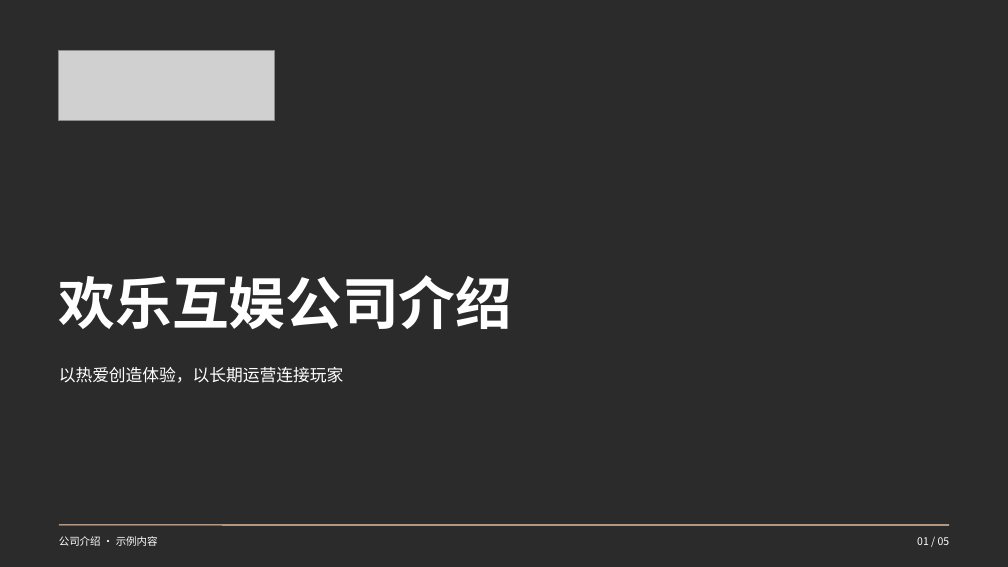
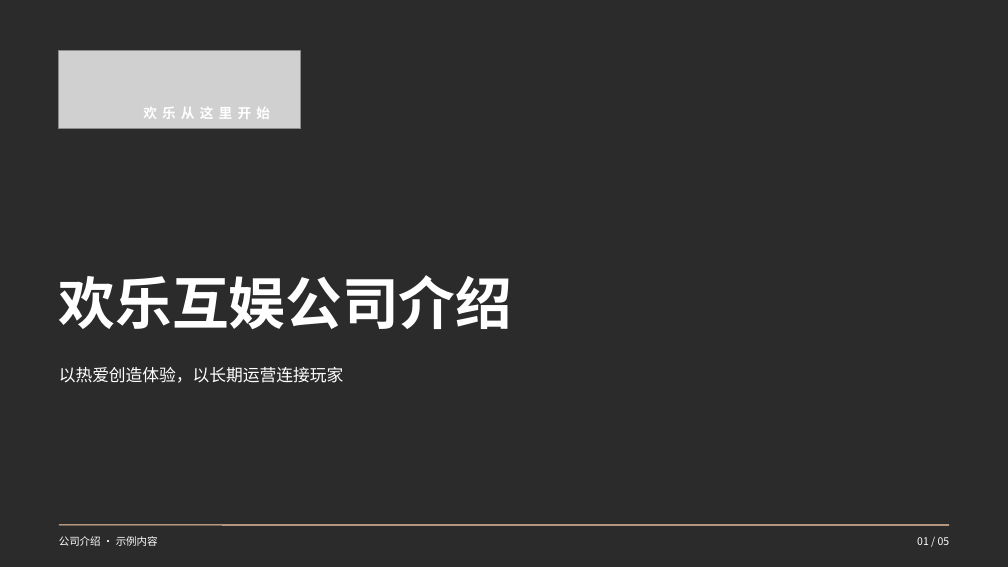
Before and after one commit to shijijiang-prog/frontend-slides, a slide deck: slide 1 of bold-template-pack/templates/joymaker/example.pptx. Drawn at 1008x567 pixels with LibreOffice and Linux fonts; fonts in the diff are those of the drawing; grey boxes stand for pictures; background and template pictures are left out; a plain dark background stands for a picture behind light text. Boxes give left, top, right and bottom in pixels: in the first picture for what was removed or moved away, otherwise in the second. Text is boxed around its words. In the diff, an @@ line names an element or a change of style, - is before the commit and + after.

```diff
--- a/bold-template-pack/templates/joymaker/example.pptx
+++ b/bold-template-pack/templates/joymaker/example.pptx
@@ picture resized from (x1=59, y1=51, x2=274, y2=121) to (x1=59, y1=51, x2=300, y2=129) @@
@@ text added at (x1=143, y1=107, x2=270, y2=119), 13 pt, text #FFFFFF, bold @@
+欢乐从这里开始
```
Also in this commit, not shown: 1 other slide changed, 18 other files.
